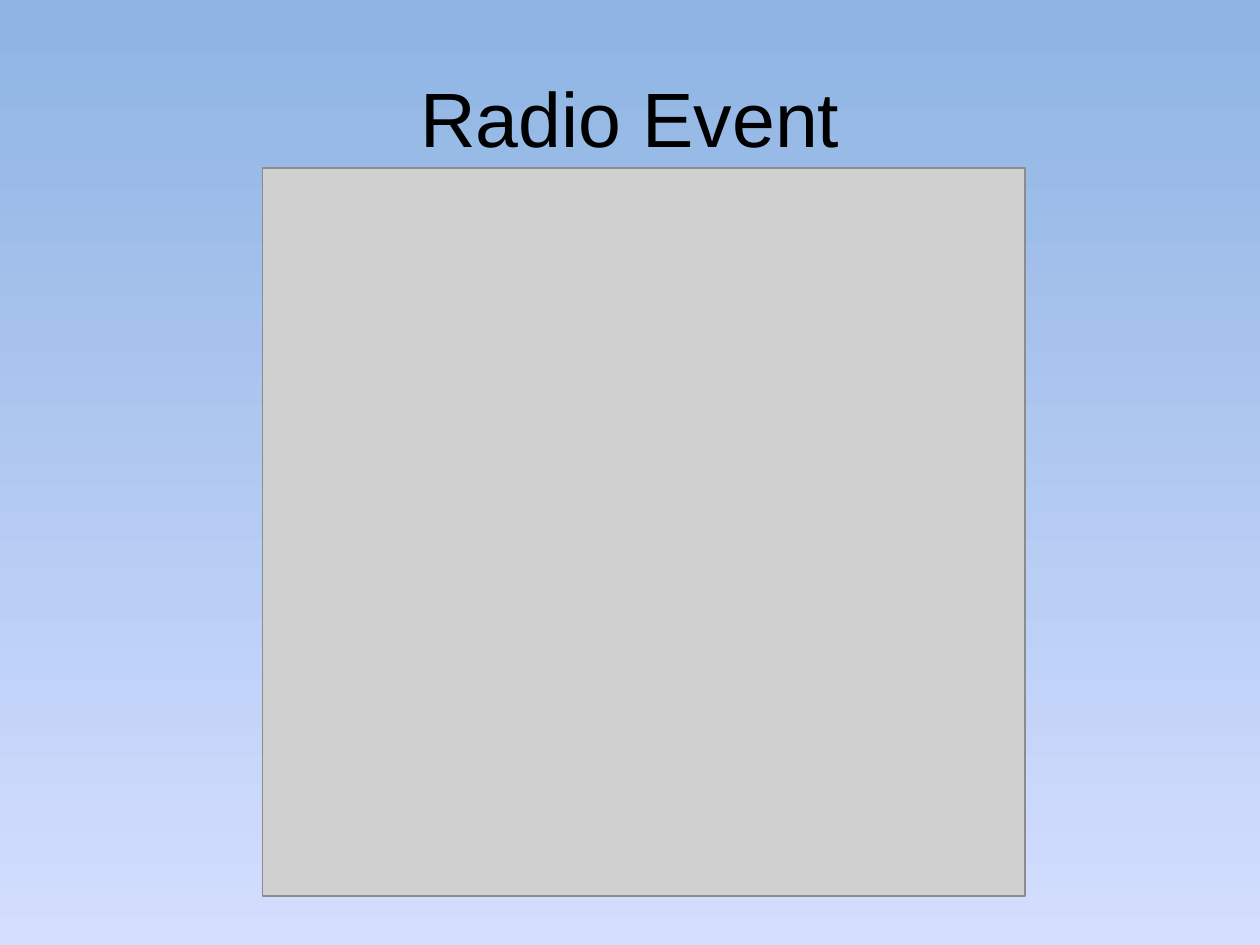
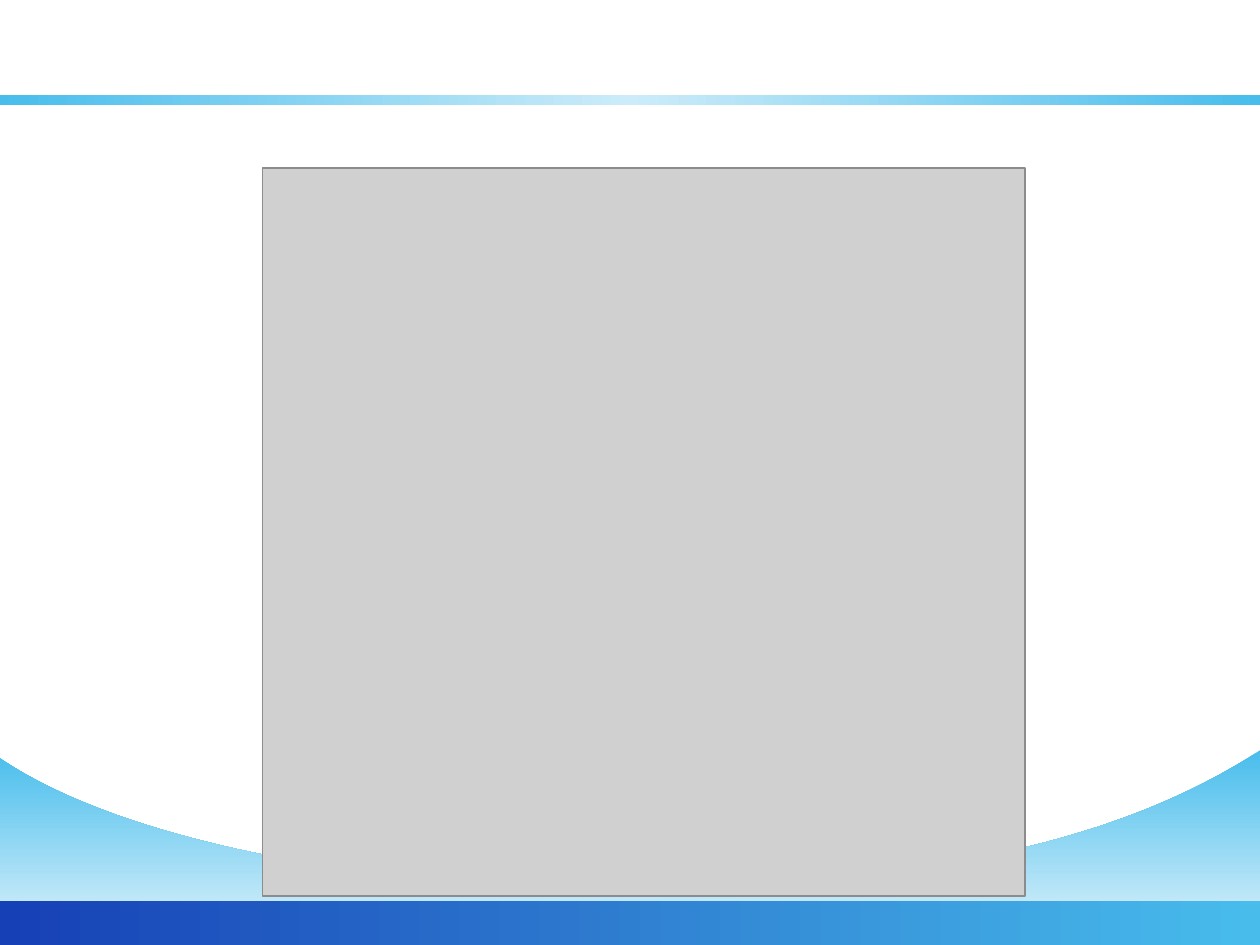
Before and after one commit to golf2109/zigbee-in-supermaket, a slide deck: slide 33 of docs/Report/Queue-Busting.pptx (slide 30 before the commit). Drawn at 1260x945 pixels with LibreOffice and Linux fonts; fonts in the diff are those of the drawing; grey boxes stand for pictures; background and template pictures are left out. Boxes give left, top, right and bottom in pixels: in the first picture for what was removed or moved away, otherwise in the second. Text is boxed around its words. In the diff, an @@ line names an element or a change of style, - is before the commit and + after.

```diff
--- a/docs/Report/Queue-Busting.pptx
+++ b/docs/Report/Queue-Busting.pptx
@@ background gradient #8EB4E3 to #D4DEFF to #96AB94 to #FFFFFF @@
@@ title at (x1=291, y1=30, x2=967, y2=95): text changed; size 44 to 32 pt; font Arial to DejaVu Sans; text colour #000000 to #FFFFFF; bold on @@
-Radio Event
+Cashier - Radio Event
@@ rectangle added at (x1=0, y1=96, x2=1260, y2=106), fill gradient #48BDEC to #E0EFFA @@
@@ freeform shape added at (x1=0, y1=750, x2=1260, y2=945), fill gradient #48BDEC to #EEF6FC @@
@@ rectangle added at (x1=0, y1=901, x2=1260, y2=945), fill gradient #1640B6 to #48BDEC @@
```
Also in this commit, not shown: 18 other slides changed, 16 slides added, 18 slides removed.
